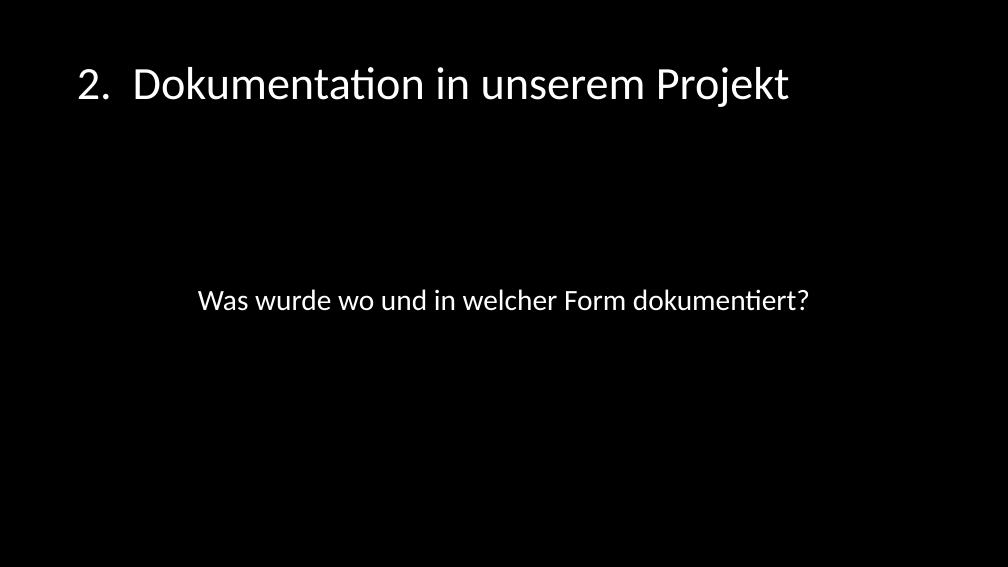
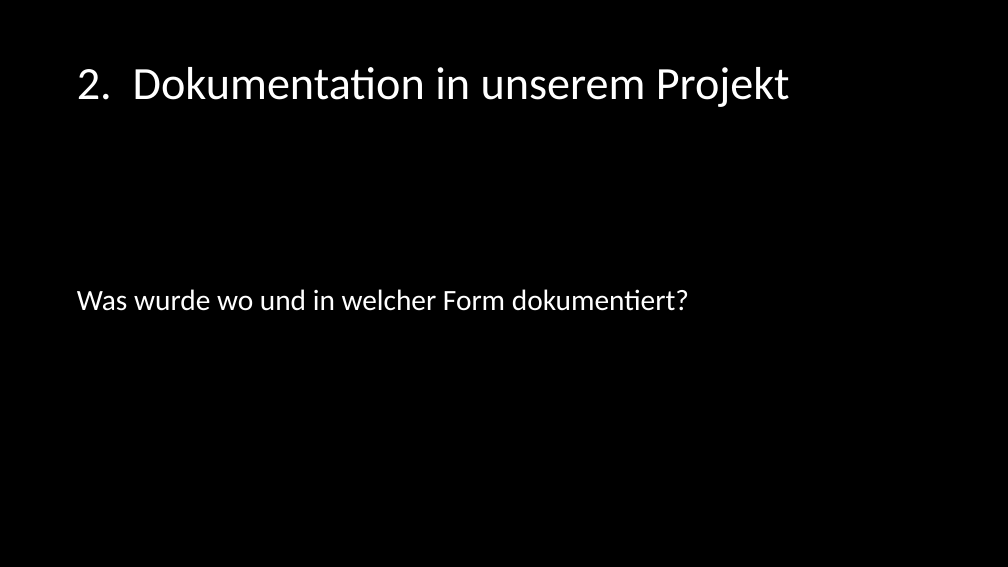
Before and after one commit to SE-Beleggruppe/Beleg_Planung, a slide deck: slide 8 of Präsentation/Felix - Dokumentation/SE_Dokumentation.pptx (slide 10 before the commit). Drawn at 1008x567 pixels with LibreOffice and Linux fonts; fonts in the diff are those of the drawing. Boxes give left, top, right and bottom in pixels: in the first picture for what was removed or moved away, otherwise in the second. Text is boxed around its words. In the diff, an @@ line names an element or a change of style, - is before the commit and + after.

Commit message:
Präsentation Dokumentation

```diff
--- a/Präsentation/Felix - Dokumentation/SE_Dokumentation.pptx
+++ b/Präsentation/Felix - Dokumentation/SE_Dokumentation.pptx
@@ text "Was wurde wo und in ..." at bbox=[77, 289, 689, 311]: alignment centre to left @@
```
Also in this commit, not shown: 16 other slides changed, 2 slides added, 4 slides removed, 3 other files.
